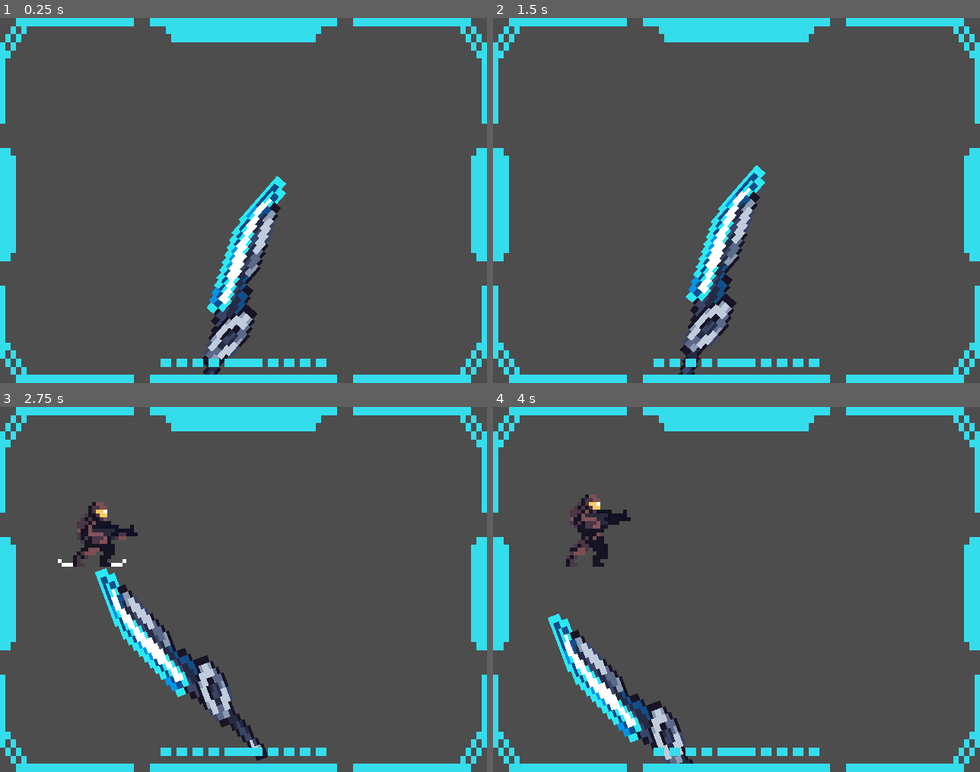
Above: before the commit, frames 1-4 (two rows, left to right).
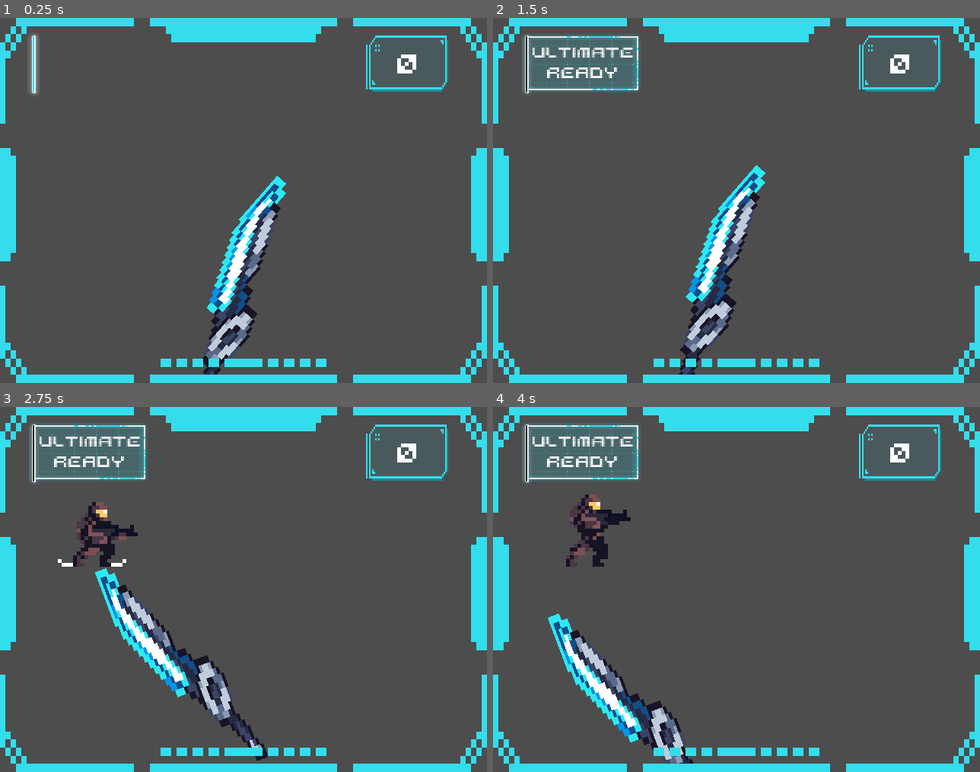
Above: after the commit, the same moments.

Repository: lognasmeow/Deflector
Game: Godot game, scene res://Maps/map_main.tscn
The game is run twice, just before and just after one commit, with the same random seed, the same clock (stepped at 60 frames per second) and the same inputs.
Inputs:
- Up to frame 1 (0.25 s): no input
- Up to frame 2 (1.5 s): hold Space (space) 0.53-1.28 s; tap Space (space) at 1.35 s
- Up to frame 3 (2.75 s): hold Space (space) from 2.03 s (still down)
- Up to frame 4 (4 s): release Space (space) at 2.78 s; tap Space (space) at 2.85 s; hold Space (space) from 3.53 s (still down)

The runs differ from the first frame. In frame 1, 0.9% of the frame differs, in the area x 5-93%, y 4-22%; in frame 2, 4.3%; in frame 3, 4.3%; in frame 4, 4.3%.

Commit message:
Ultimate UI

Diff:
--- /dev/null
+++ b/Assets/UI/Themes/cyberphont.tres
@@ -0,0 +1,7 @@
+[gd_resource type="Theme" load_steps=2 format=3 uid="uid://poj0k2rqrxmj"]
+
+[ext_resource type="FontFile" uid="uid://c15p6qoeqc2t0" path="res://Assets/UI/Fonts/Cyberphont 3.0 B.ttf" id="1_cfkl1"]
+
+[resource]
+default_font = ExtResource("1_cfkl1")
+default_font_size = 40
--- a/Maps/map_main.gd
+++ b/Maps/map_main.gd
@@ -2,31 +2,36 @@
 
 signal tenEnemiesKilled
 
+@onready var killsLabel: Label = $UI/Kills/KillsLabel
+
 var timeStart = 0
 var currentTime = 0
 var enemiesKilled: float = 0
+var enemiesKilledSinceLastUltimate: float = 0
+var enemiesKilledAlreadyReached: bool = false
 
 func _ready():
 	timeStart = int(Time.get_unix_time_from_system())
+	emit_signal("tenEnemiesKilled")
 
 func _process(_delta):
 	currentTime = int(Time.get_unix_time_from_system()) - timeStart
-	if int(enemiesKilled) % 10 == 0 and enemiesKilled > 0:
-		emit_signal("tenEnemiesKilled")
-		print("ten enemies Killed")
 
 
 func _on_enemy_dead():
 	enemiesKilled += 1
-
-
-func _on_player_ultimate_is_available():
-	pass # show on UI
-
-
-func _on_player_taking_damage():
-	pass # show on UI
+	enemiesKilledSinceLastUltimate += 1
+	killsLabel.text = str(enemiesKilled)
+	if enemiesKilledSinceLastUltimate >= 15 and not enemiesKilledAlreadyReached:
+		emit_signal("tenEnemiesKilled")
+		print("ten enemies Killed")
+		enemiesKilledAlreadyReached = true
 
 
 func _on_player_dead():
 	pass # show on UI
+
+
+func _on_player_using_ultimate():
+	enemiesKilledSinceLastUltimate = 0
+	enemiesKilledAlreadyReached = false
--- a/Maps/map_main.tscn
+++ b/Maps/map_main.tscn
@@ -6,6 +6,9 @@
 [ext_resource type="Script" path="res://Maps/Camera2D.gd" id="4_75gfh"]
 [ext_resource type="Texture2D" uid="uid://b34fg6igo281f" path="res://Assets/Overlays/BloodOverlay.png" id="5_l0pm6"]
 [ext_resource type="Texture2D" uid="uid://chb87mdswqoda" path="res://Assets/UI/Containers/betterscreenhud02.png" id="6_s2ars"]
+[ext_resource type="Texture2D" uid="uid://bc6wo1ymo6roj" path="res://Assets/UI/Containers/slot_2_UI.png" id="7_1fh5x"]
+[ext_resource type="PackedScene" uid="uid://d2s4afa1021yq" path="res://UI/Tablet/tablet.tscn" id="9_lc1iw"]
+[ext_resource type="Theme" uid="uid://poj0k2rqrxmj" path="res://Assets/UI/Themes/cyberphont.tres" id="10_7i24s"]
 
 [sub_resource type="Animation" id="Animation_ct1jb"]
 resource_name = "showTexture"
@@ -71,7 +74,7 @@
 
 [node name="BloodTextureRect" type="TextureRect" parent="Camera2D"]
 modulate = Color(0, 0, 0, 0)
-z_index = 100
+z_index = 200
 texture_filter = 1
 offset_left = -394.0
 offset_top = -241.0
@@ -96,11 +99,46 @@
 texture = ExtResource("6_s2ars")
 expand_mode = 1
 
+[node name="UI" type="Node2D" parent="."]
+
+[node name="Kills" type="Node2D" parent="UI"]
+
+[node name="KillsTextureRect" type="TextureRect" parent="UI/Kills"]
+z_index = 100
+texture_filter = 1
+offset_left = 479.0
+offset_top = 20.0
+offset_right = 535.001
+offset_bottom = 60.0
+scale = Vector2(2, 2)
+texture = ExtResource("7_1fh5x")
+
+[node name="KillsLabel" type="Label" parent="UI/Kills"]
+z_index = 101
+texture_filter = 1
+offset_left = 483.0
+offset_top = 36.0
+offset_right = 591.0
+offset_bottom = 90.0
+theme = ExtResource("10_7i24s")
+text = "0"
+horizontal_alignment = 1
+vertical_alignment = 1
+
+[node name="Ultimate" type="Node2D" parent="UI"]
+
+[node name="Tablet" parent="UI/Ultimate" instance=ExtResource("9_lc1iw")]
+z_index = 100
+texture_filter = 1
+position = Vector2(116.17, 61)
+scale = Vector2(1.795, 1.5)
+
 [connection signal="tenEnemiesKilled" from="." to="Player" method="_on_map_main_ten_enemies_killed"]
 [connection signal="dead" from="Player" to="." method="_on_player_dead"]
 [connection signal="dead" from="Player" to="Camera2D" method="_on_player_dead"]
-[connection signal="takingDamage" from="Player" to="." method="_on_player_taking_damage"]
-[connection signal="ultimateIsAvailable" from="Player" to="." method="_on_player_ultimate_is_available"]
+[connection signal="ultimateIsAvailable" from="Player" to="UI/Ultimate/Tablet" method="_on_player_ultimate_is_available"]
+[connection signal="usingUltimate" from="Player" to="." method="_on_player_using_ultimate"]
+[connection signal="usingUltimate" from="Player" to="UI/Ultimate/Tablet" method="_on_player_using_ultimate"]
 [connection signal="timeout" from="Spawn" to="Enemies" method="_on_spawn_timeout"]
 [connection signal="timeout" from="AnyEnemyTelegraphing" to="Enemies" method="_on_any_enemy_telegraphing_timeout"]
 [connection signal="timeout" from="Camera2D/Shake" to="Camera2D" method="_on_shake_timeout"]
--- a/Player/player.gd
+++ b/Player/player.gd
@@ -4,7 +4,6 @@
 signal dead
 signal usingUltimate
 signal ultimateIsAvailable
-signal takingDamage
 
 @onready var deflectCooldownTimer: Timer = $DeflectCooldown
 @onready var ultimateAvailableTimer: Timer = $UltimateAvailable
@@ -17,7 +16,7 @@
 
 var deflectAvailable: bool = true
 var health: int = 1
-var ultimateAvailable: bool = true
+var ultimateAvailable: bool = false
 var spacePressed: bool = false
 var isInvincible: bool = false
 var ultimateCheckerTimerStarted: bool = false
@@ -127,8 +126,6 @@
 	if health <= 0:
 		print("dead")
 		emit_signal("dead")
-	else:
-		emit_signal("takingDamage")
 
 
 func _on_deflect_cooldown_timeout():
--- /dev/null
+++ b/UI/Tablet/tablet.gd
@@ -0,0 +1,14 @@
+extends Node2D
+
+@onready var animationPlayer: AnimationPlayer = $AnimationPlayer
+
+func _ready():
+	visible = false
+
+func _on_player_ultimate_is_available():
+	visible = true
+	animationPlayer.play("openTablet")
+
+
+func _on_player_using_ultimate():
+	animationPlayer.play("closeTablet")
--- /dev/null
+++ b/UI/Tablet/tablet.tscn
@@ -0,0 +1,149 @@
+[gd_scene load_steps=8 format=3 uid="uid://d2s4afa1021yq"]
+
+[ext_resource type="Texture2D" uid="uid://ckfx6oe8ao8qo" path="res://Assets/UI/Containers/tablet_animation_spritesheet.png" id="1_5wvs0"]
+[ext_resource type="Script" path="res://UI/Tablet/tablet.gd" id="1_kul3v"]
+[ext_resource type="Theme" uid="uid://poj0k2rqrxmj" path="res://Assets/UI/Themes/cyberphont.tres" id="3_qvy2p"]
+
+[sub_resource type="Animation" id="Animation_wcth3"]
+resource_name = "openTablet"
+length = 0.9
+step = 0.15
+tracks/0/type = "value"
+tracks/0/imported = false
+tracks/0/enabled = true
+tracks/0/path = NodePath(".:frame")
+tracks/0/interp = 1
+tracks/0/loop_wrap = true
+tracks/0/keys = {
+"times": PackedFloat32Array(0, 0.15, 0.3, 0.45, 0.6, 0.75),
+"transitions": PackedFloat32Array(1, 1, 1, 1, 1, 1),
+"update": 1,
+"values": [0, 1, 2, 3, 4, 5]
+}
+tracks/1/type = "value"
+tracks/1/imported = false
+tracks/1/enabled = true
+tracks/1/path = NodePath(".:modulate")
+tracks/1/interp = 1
+tracks/1/loop_wrap = true
+tracks/1/keys = {
+"times": PackedFloat32Array(0, 0.15),
+"transitions": PackedFloat32Array(1, 1),
+"update": 0,
+"values": [Color(1, 1, 1, 0), Color(1, 1, 1, 1)]
+}
+tracks/2/type = "value"
+tracks/2/imported = false
+tracks/2/enabled = true
+tracks/2/path = NodePath("../UltimateReadyLabel:modulate")
+tracks/2/interp = 1
+tracks/2/loop_wrap = true
+tracks/2/keys = {
+"times": PackedFloat32Array(0.45, 0.9),
+"transitions": PackedFloat32Array(1, 1),
+"update": 0,
+"values": [Color(1, 1, 1, 0), Color(1, 1, 1, 1)]
+}
+
+[sub_resource type="Animation" id="Animation_ujj1v"]
+length = 0.001
+tracks/0/type = "value"
+tracks/0/imported = false
+tracks/0/enabled = true
+tracks/0/path = NodePath(".:modulate")
+tracks/0/interp = 1
+tracks/0/loop_wrap = true
+tracks/0/keys = {
+"times": PackedFloat32Array(0),
+"transitions": PackedFloat32Array(1),
+"update": 0,
+"values": [Color(1, 1, 1, 1)]
+}
+tracks/1/type = "value"
+tracks/1/imported = false
+tracks/1/enabled = true
+tracks/1/path = NodePath("../UltimateReadyLabel:modulate")
+tracks/1/interp = 1
+tracks/1/loop_wrap = true
+tracks/1/keys = {
+"times": PackedFloat32Array(0),
+"transitions": PackedFloat32Array(1),
+"update": 0,
+"values": [Color(1, 1, 1, 1)]
+}
+
+[sub_resource type="Animation" id="Animation_p1pcx"]
+resource_name = "closeTablet"
+length = 0.9
+step = 0.15
+tracks/0/type = "value"
+tracks/0/imported = false
+tracks/0/enabled = true
+tracks/0/path = NodePath(".:frame")
+tracks/0/interp = 1
+tracks/0/loop_wrap = true
+tracks/0/keys = {
+"times": PackedFloat32Array(0, 0.15, 0.3, 0.45, 0.6, 0.75),
+"transitions": PackedFloat32Array(1, 1, 1, 1, 1, 1),
+"update": 1,
+"values": [5, 4, 3, 2, 1, 0]
+}
+tracks/1/type = "value"
+tracks/1/imported = false
+tracks/1/enabled = true
+tracks/1/path = NodePath(".:modulate")
+tracks/1/interp = 1
+tracks/1/loop_wrap = true
+tracks/1/keys = {
+"times": PackedFloat32Array(0.75, 0.9),
+"transitions": PackedFloat32Array(1, 1),
+"update": 0,
+"values": [Color(1, 1, 1, 1), Color(1, 1, 1, 0)]
+}
+tracks/2/type = "value"
+tracks/2/imported = false
+tracks/2/enabled = true
+tracks/2/path = NodePath("../UltimateReadyLabel:modulate")
+tracks/2/interp = 1
+tracks/2/loop_wrap = true
+tracks/2/keys = {
+"times": PackedFloat32Array(0, 0.45),
+"transitions": PackedFloat32Array(1, 1),
+"update": 0,
+"values": [Color(1, 1, 1, 1), Color(1, 1, 1, 0)]
+}
+
+[sub_resource type="AnimationLibrary" id="AnimationLibrary_js6p4"]
+_data = {
+"RESET": SubResource("Animation_ujj1v"),
+"closeTablet": SubResource("Animation_p1pcx"),
+"openTablet": SubResource("Animation_wcth3")
+}
+
+[node name="Tablet" type="Node2D"]
+script = ExtResource("1_kul3v")
+
+[node name="AnimationPlayer" type="AnimationPlayer" parent="."]
+root_node = NodePath("../Sprite2D")
+libraries = {
+"": SubResource("AnimationLibrary_js6p4")
+}
+
+[node name="Sprite2D" type="Sprite2D" parent="."]
+texture_filter = 1
+texture = ExtResource("1_5wvs0")
+hframes = 6
+frame = 2
+
+[node name="UltimateReadyLabel" type="Label" parent="."]
+texture_filter = 1
+offset_left = -66.255
+offset_top = -27.88
+offset_right = 69.745
+offset_bottom = 27.12
+theme = ExtResource("3_qvy2p")
+theme_override_font_sizes/font_size = 14
+text = "ULTIMATE
+READY"
+horizontal_alignment = 1
+vertical_alignment = 1
Binary file removed: Assets/UI/Containers/betterscreenhud03.png
Binary file added: Assets/UI/Containers/slot_2_UI.png
Not shown, added: Assets/UI/Containers/slot_2_UI.png.import
Binary file added: Assets/UI/Containers/tablet_animation_spritesheet.png
Not shown, changed: Assets/UI/Containers/tablet_animation_spritesheet.png.import
Not shown: 1 places in Maps/map_main.tscn that only renumber resources
